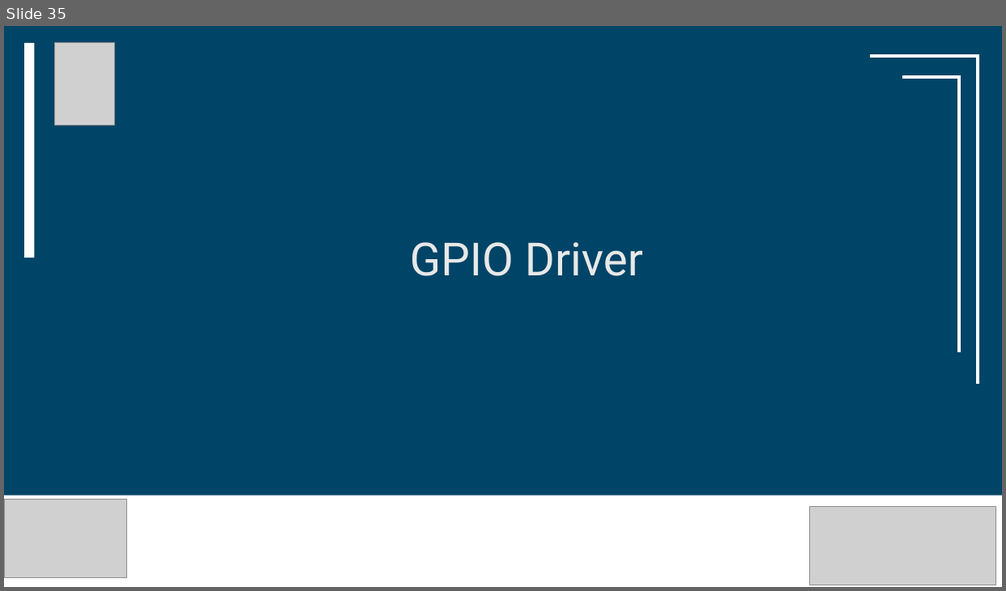
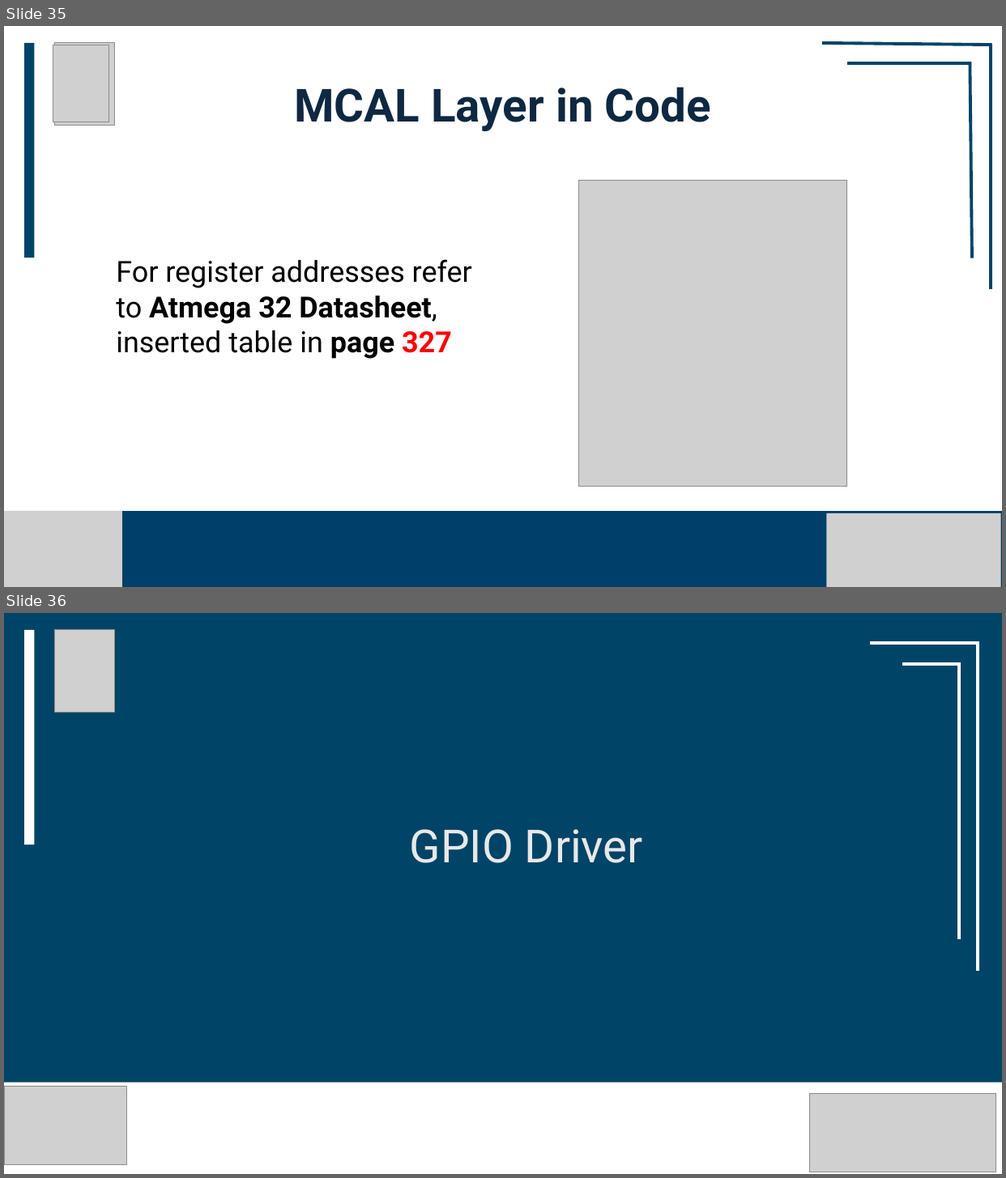
Before and after one commit to youefkh05/IEEE_CUSB26_Embedded, a slide deck: Sessions/4/Session4 Mariam/Session4.pptx. Shown one above the other, each under a label of ours: slide 35 before the commit, slides 35 and 36 after it. The pictures are 1006x591 and 1006x1178 pixels, drawn with LibreOffice and Linux fonts; fonts in the diff are those of the drawing; grey boxes stand for pictures. Boxes give left, top, right and bottom in pixels: in the first picture for what was removed or moved away, otherwise in the second. Text is boxed around its words. In the diff, an @@ line names an element or a change of style, - is before the commit and + after.

```diff
--- a/Sessions/4/Session4 Mariam/Session4.pptx
+++ b/Sessions/4/Session4 Mariam/Session4.pptx
@@ slide 35 added at (4,26,1002,587), background #FFFFFF @@
@@ rectangle added at (24,43,34,258), fill #004467 @@
@@ picture added at (53,45,108,122) @@
@@ picture added at (55,43,115,126) @@
@@ group added at (822,43,992,289): 4 lines @@
@@ title added at (294,87,711,131), 44 pt, text #0E2841, bold @@
+MCAL Layer in Code
@@ picture added at (579,180,847,485) @@
@@ text added at (116,259,472,359), 28 pt, text #000000 @@
+For register addresses refer to Atmega 32 Datasheet, inserted table in page 327
@@ freeform shape added at (4,511,1002,587), fill #004068 @@
@@ picture added at (4,511,121,587) @@
@@ picture added at (827,514,1001,587) @@
@@ what was slide 35 is now slide 36 @@
```
